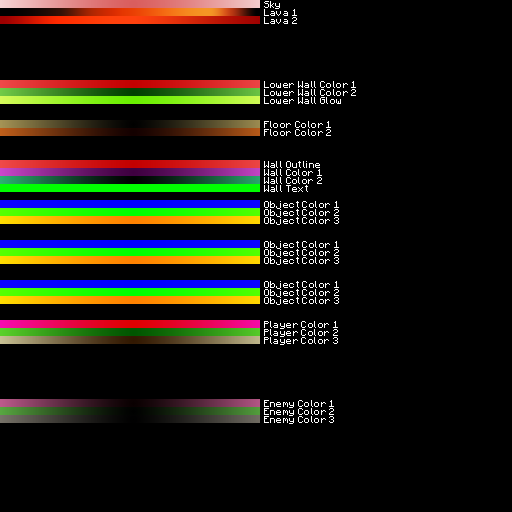
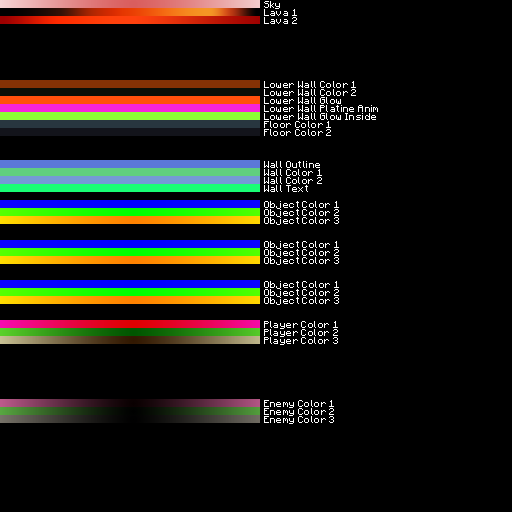
The second 512×512 image is a revision of the first. Changes to its layers:
painted on "Rectangle 1" (2nd of 8, in "Lower Wall") over [0,80,260,88]
painted on "Rectangle 1 copy" (2nd of 8, in "Lower Wall") over [0,88,260,96]
painted on "Rectangle 1 copy 2" (2nd of 8, in "Lower Wall") over [0,96,260,104]
added layer "Lower Wall Platine Anim" in group "Lower Wall" over [264,105,378,112]
added layer "Rectangle 1 copy 6" in group "Lower Wall" over [0,104,260,112]
added layer "Lower Wall Glow Inside" in group "Lower Wall" over [264,113,376,120]
added layer "Rectangle 1 copy 7" in group "Lower Wall" over [0,112,260,120]
painted on "Rectangle 1 copy 4" over [0,120,260,128]
painted on "Rectangle 1 copy 5" over [0,128,260,136]
painted on "Rectangle 1" (3rd of 8, in "Wall") over [0,160,260,168]
painted on "Rectangle 1 copy" (3rd of 8, in "Wall") over [0,168,260,176]
painted on "Rectangle 1 copy 2" (3rd of 8, in "Wall") over [0,176,260,184]
painted on "Rectangle 1 copy 3" over [0,184,260,192]
